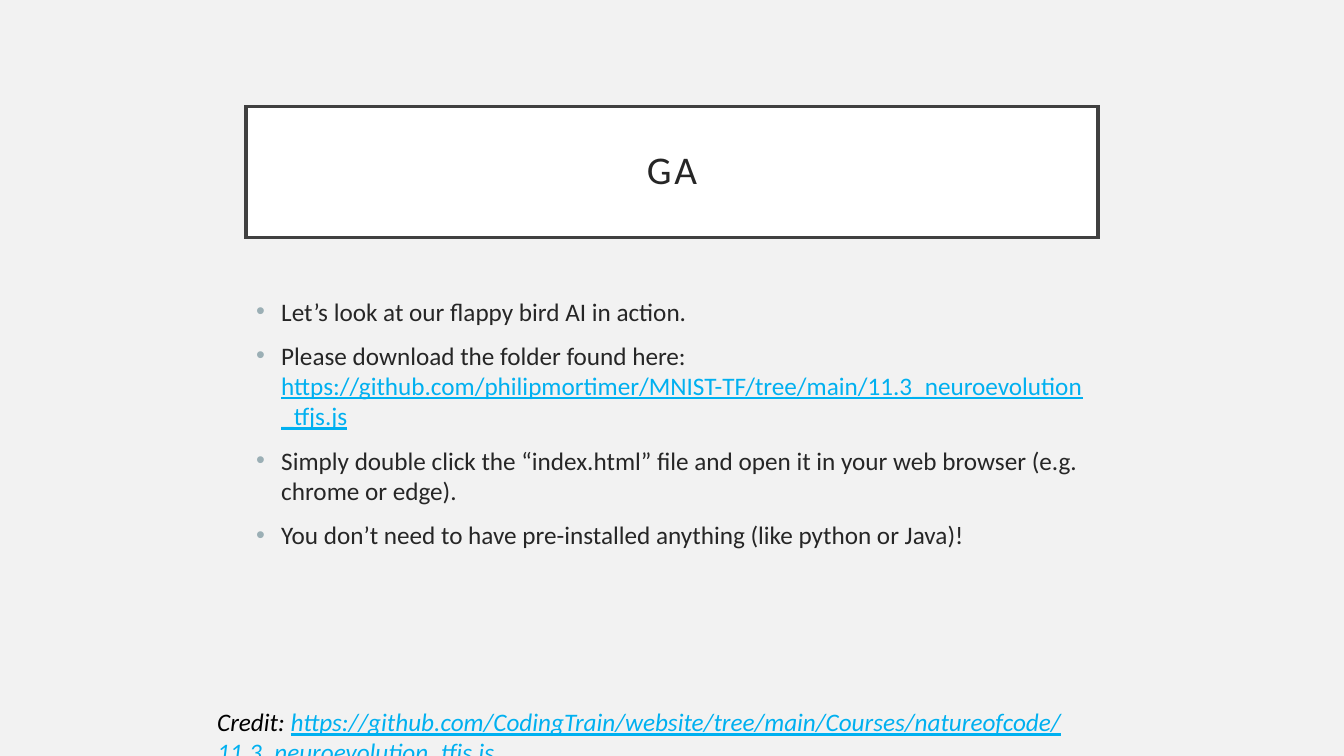
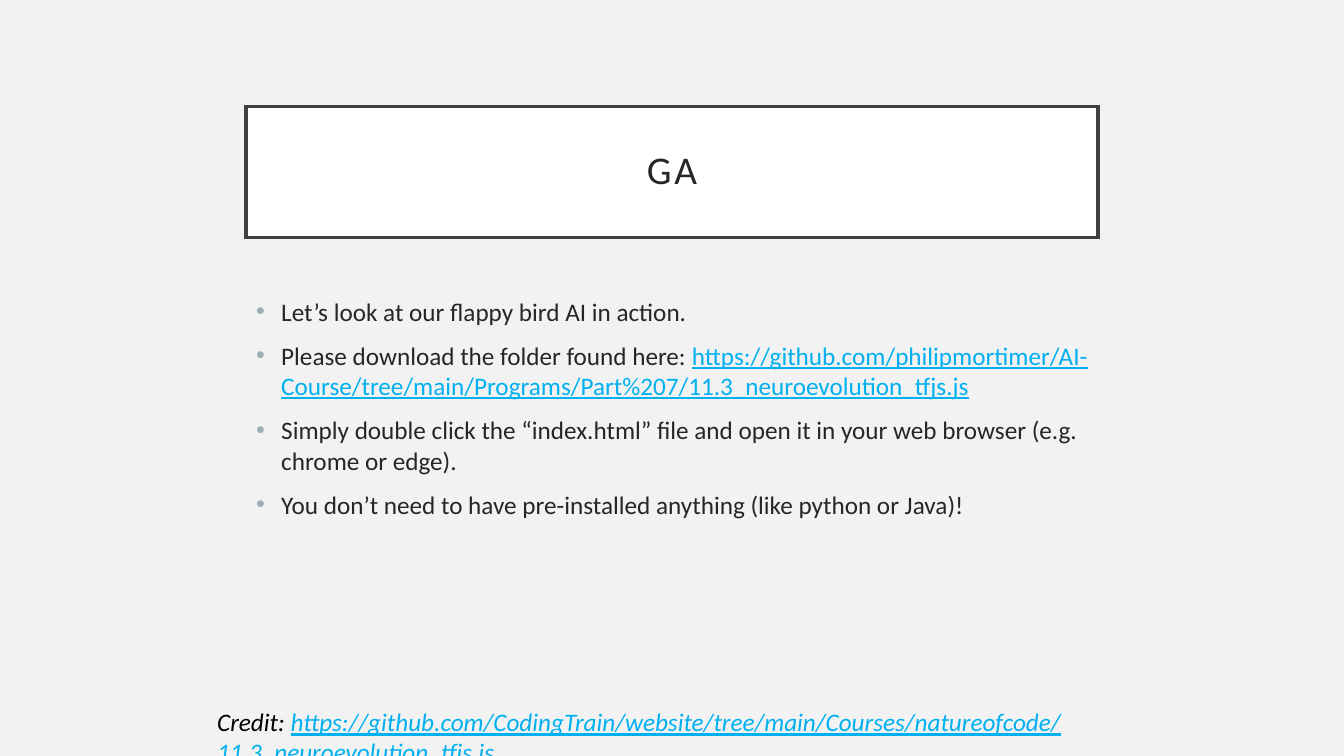
Before and after one commit to philipmortimer/AI-Course, a slide deck: slide 51 of Slides/AI Part 7.pptx. Drawn at 1344x756 pixels with LibreOffice and Linux fonts; fonts in the diff are those of the drawing. Boxes give left, top, right and bottom in pixels: in the first picture for what was removed or moved away, otherwise in the second. Text is boxed around its words. In the diff, an @@ line names an element or a change of style, - is before the commit and + after.

```diff
--- a/Slides/AI Part 7.pptx
+++ b/Slides/AI Part 7.pptx
@@ text at <box>281,347,1087,400</box>: text changed @@
-• Please download the folder found here: https://github.com/philipmortimer/MNIST-TF/tree/main/11.3_neuroevolution_tfjs.js
+• Please download the folder found here: https://github.com/philipmortimer/AI-Course/tree/main/Programs/Part%207/11.3_neuroevolution_tfjs.js
```
Also in this commit, not shown: 1 other slide changed, 5 other files.
